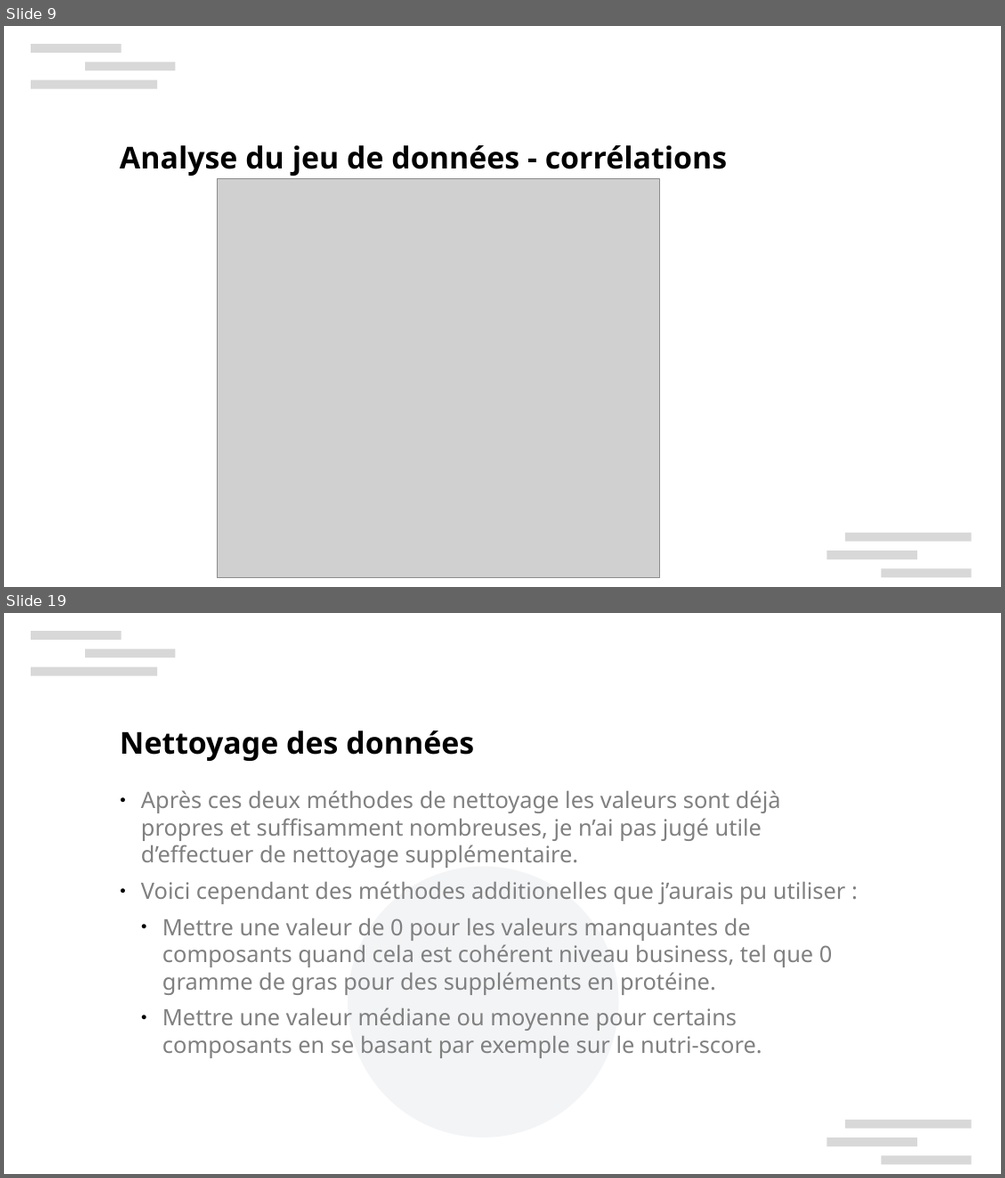
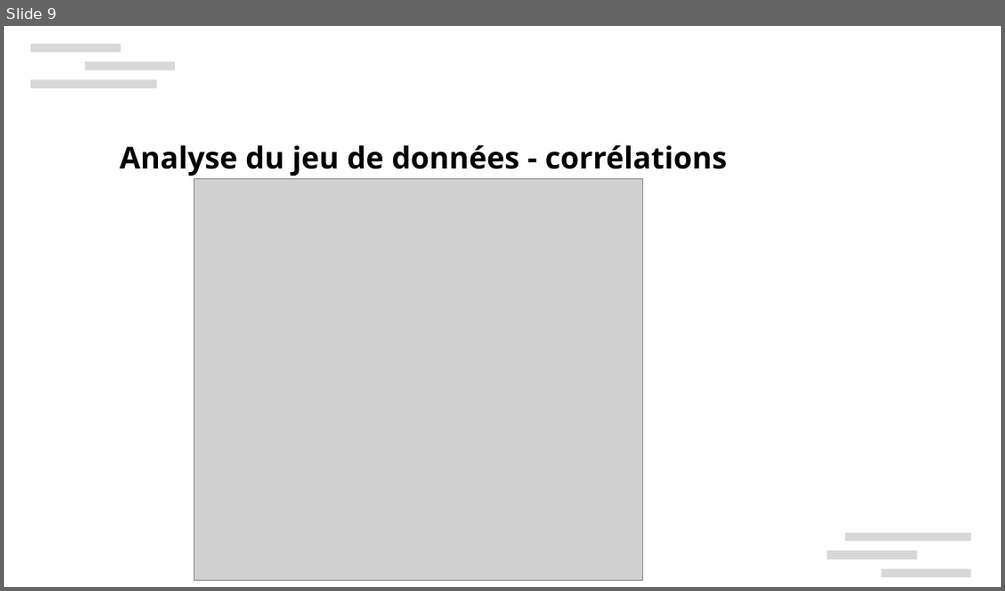
Before and after one commit to xbarrelet/ml-project-3, a slide deck: Barrelet_Xavier_3_presentation_130624.pptx. Shown one above the other, each under a label of ours: slides 9 and 19 before the commit, slide 9 after it; the slides between them are not shown. The pictures are 1005x1178 and 1005x591 pixels, drawn with LibreOffice and Linux fonts; fonts in the diff are those of the drawing; grey boxes stand for pictures; background and template pictures are left out. Boxes give left, top, right and bottom in pixels: in the first picture for what was removed or moved away, otherwise in the second. Text is boxed around its words. In the diff, an @@ line names an element or a change of style, - is before the commit and + after.

```diff
--- a/Barrelet_Xavier_3_presentation_130624.pptx
+++ b/Barrelet_Xavier_3_presentation_130624.pptx
@@ slide 19 removed at [4, 613, 1001, 1174], background #FFFFFF; not listed: 6 template elements that a slide beside it also shows @@
@@ text removed at [120, 730, 474, 761] @@
-Nettoyage des données
@@ text removed at [141, 790, 845, 1058] @@
-● Après ces deux méthodes de nettoyage les valeurs sont déjà propres et suffisamment nombreuses, je n’ai pas jugé utile d’effectuer de nettoyage supplémentaire.
-● Voici cependant des méthodes additionelles que j’aurais pu utiliser :
-  ● Mettre une valeur de 0 pour les valeurs manquantes de composants quand cela est cohérent niveau business, tel que 0 gramme de gras pour des suppléments en protéine.
-  ● Mettre une valeur médiane ou moyenne pour certains composants en se basant par exemple sur le nutri-score.
@@ ellipse removed at [348, 867, 619, 1137] @@
@@ slide 9 changed as well @@
@@ picture: place and size @@
-picture at [217, 179, 660, 578]
+picture at [194, 179, 643, 580]
```
Also in this commit, not shown: 5 other slides changed, 13 slides added, 31 other slides removed, 6 other files.
